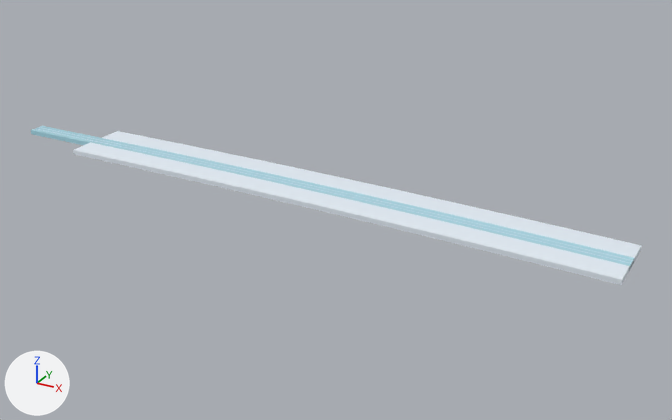
The FBX model Assets/_Project/Content/Models/Level/Cells/Road_0_0_-2.fbx, before and after one commit.
Rendered twice from a camera (50 mm lens) standing at (353.0, -324.0, 166.0) and looking at (170.0, 8.0, 0.0). Lighting does not change. The marker at lower left points along +X, +Y and +Z. The picture after the commit comes second. Where no turn or scale is listed for an object, it has been applied to the vertices.

The older version as bpy lines, for what is in view:
```python
me_road_0_0__2 = bpy.data.meshes.new('Road_0_0_-2')
me_road_0_0__2.from_pydata(...)  # 3122 vertices, 3128 faces; spans x 0.0..300.0, y -16.0..16.0, z 8.0..14.0
# faces by material slot: [1316, 604, 1208]
me_road_0_0__2.materials.append(mat_level_snow)  # white #e4edf6
me_road_0_0__2.materials.append(mat_level_ice)  # cyan #a9dcea
me_road_0_0__2.materials.append(mat_level_snowdeep)  # pale blue #c9d8e6
ob_road_0_0__2 = bpy.data.objects.new('Road_0_0_-2', me_road_0_0__2)
ob_road_0_0__2.location = (0.0, 0.0, 0.0)
```
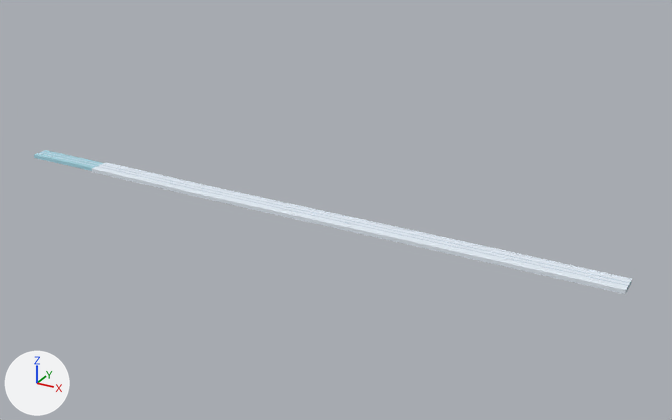
Pixel boxes [x1, y1, x2, y2] of what changed, in the pictures (672 x 420 px; the box of a moved part takes in the faces that stretch with it):
'Road_0_0_-2', reshaped (9% shorter): before [31, 126, 642, 285]; after [34, 150, 632, 294]
part 1 of me_road_0_0__2, moved or reshaped: before [31, 126, 634, 271]; after [34, 150, 631, 291]
part 2 of me_road_0_0__2, moved or reshaped: before [35, 128, 632, 264]; after [38, 153, 628, 286]
part 3 of me_road_0_0__2, moved or reshaped: before [38, 127, 633, 261]; after [44, 152, 630, 283]
part 4 of me_road_0_0__2, moved or reshaped: before [73, 131, 642, 285]; after [92, 162, 632, 294]

Patch to the scene script:
```diff
--- a/Assets/_Project/Content/Models/Level/Cells/Road_0_0_-2.fbx.py
+++ b/Assets/_Project/Content/Models/Level/Cells/Road_0_0_-2.fbx.py
@@ me_road_0_0__2 @@
 # used by ob_road_0_0__2; location = (0.0, 0.0, 0.0)
-me_road_0_0__2.from_pydata(...)  # 3122 vertices, 3128 faces; spans x 0.0..300.0, y -16.0..16.0, z 8.0..14.0
+me_road_0_0__2.from_pydata(...)  # 3122 vertices, 3128 faces; spans x 0.0..300.0, y -5.0..5.0, z -2.0..1.0
+# me_road_0_0__2 part 1: the loose piece of 604 vertices spanning x 0.0..300.0, y -4.0..4.0, z 8.0..13.0 is multiplied about its middle by the matrix ((1.0, 0.0, -0.013), (0.0, 1.0, 0.0), (0.013, 0.0, 1.0)), then moved by (0.0, 0.0, -12.0)
+# me_road_0_0__2 part 2: the loose piece of 604 vertices spanning x 0.0..300.0, y -2.0..-1.0, z 10.0..14.0 is scaled about its middle by (1, 1, -0.164), then moved by (0.0, 0.0, -11.0)
+# me_road_0_0__2 part 3: the loose piece of 604 vertices spanning x 0.0..300.0, y 1.0..2.0, z 10.0..14.0 is scaled about its middle by (1, 1, -0.164), then moved by (0.0, 0.0, -11.0)
+# me_road_0_0__2 part 4: 1310 of 3122 vertices moved; they spanned x 40.0..300.0, y -16.0..16.0, z 8.0..14.0 and now span x 40.0..300.0, y -5.0..5.0, z -2.0..1.0; mean shift (0.0, 0.0, -12.0); largest move (100.0, -16.0, 13.0) -> (100.0, -5.0, 0.0)
 me_road_0_0__2.materials.append(mat_level_snow)
```
